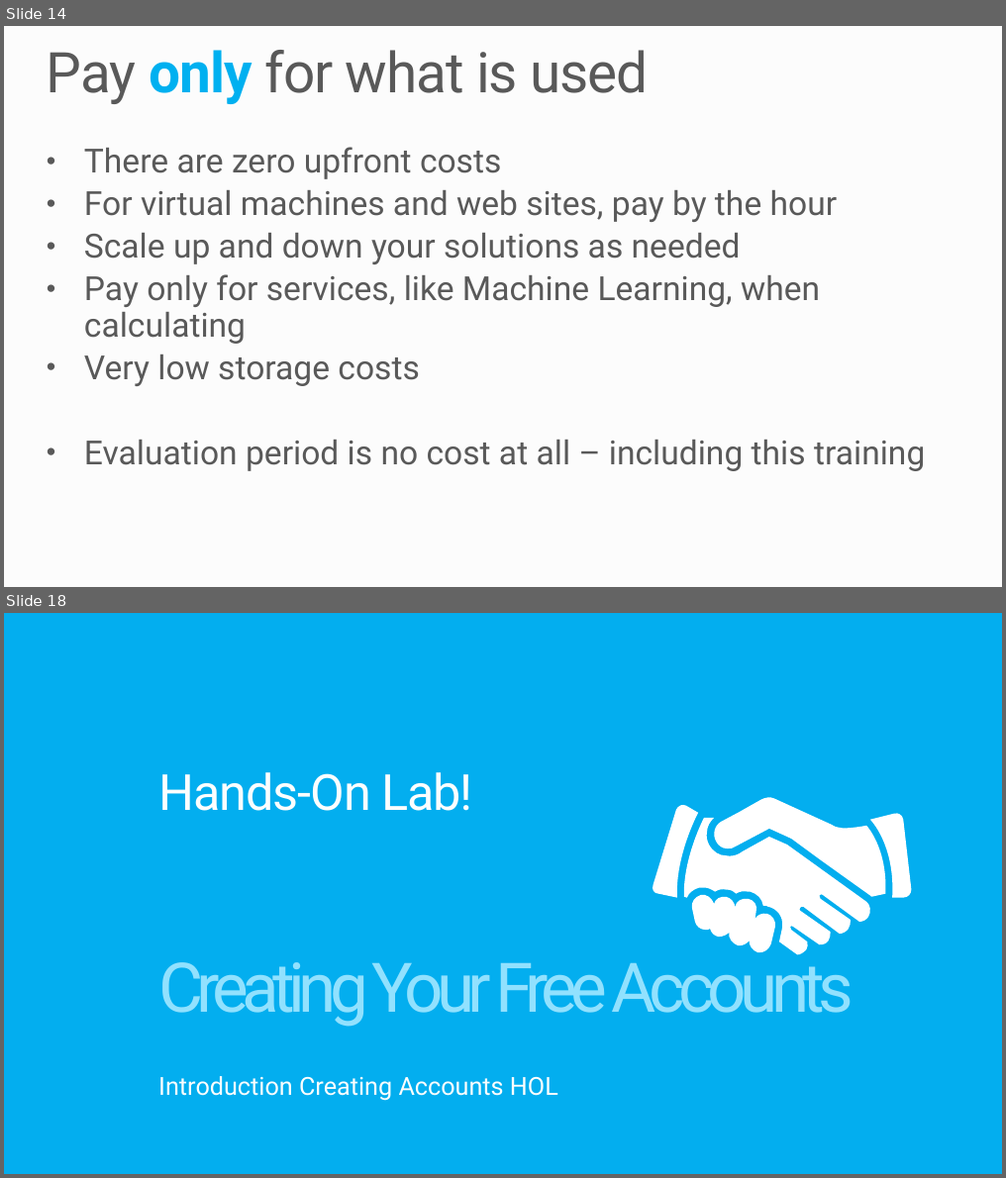
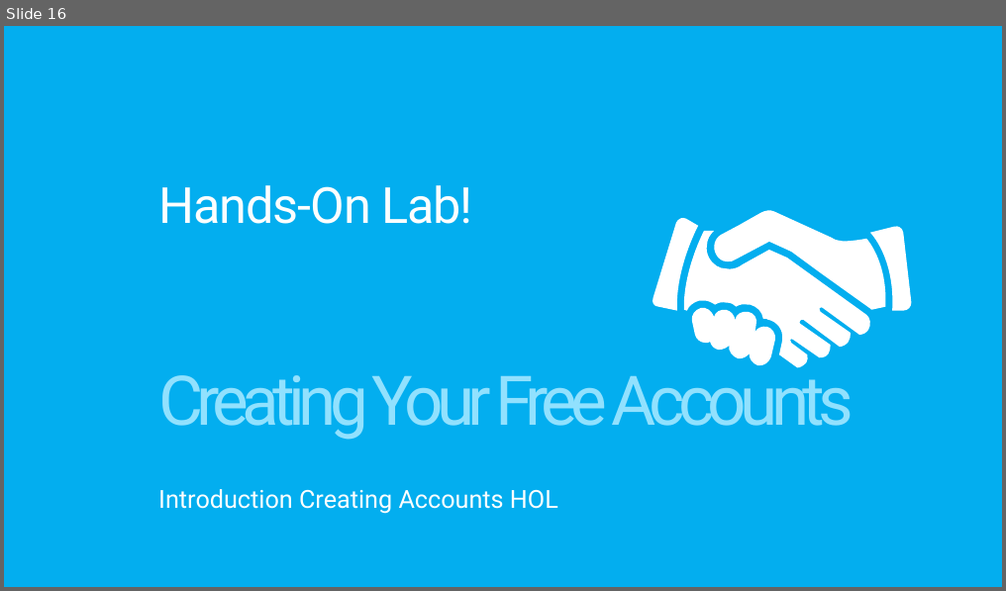
Before and after one commit to MSRConnections/Azure-training-course, a slide deck: Content/Introduction/Azure Overview.pptx. Shown one above the other, each under a label of ours: slides 14 and 18 before the commit, slide 16 after it; the slides between them are not shown. The pictures are 1006x1178 and 1006x591 pixels, drawn with LibreOffice and Linux fonts; fonts in the diff are those of the drawing; background and template pictures are left out. Boxes give left, top, right and bottom in pixels: in the first picture for what was removed or moved away, otherwise in the second. Text is boxed around its words. In the diff, an @@ line names an element or a change of style, - is before the commit and + after.

```diff
--- a/Content/Introduction/Azure Overview.pptx
+++ b/Content/Introduction/Azure Overview.pptx
@@ slide 14 removed at (4, 26, 1002, 587), background #FCFCFC @@
@@ title removed at (47, 50, 648, 104) @@
-Pay only for what is used
@@ text removed at (84, 147, 925, 472) @@
-• There are zero upfront costs
-• For virtual machines and web sites, pay by the hour
-• Scale up and down your solutions as needed
-• Pay only for services, like Machine Learning, when calculating
-• Very low storage costs
-• Evaluation period is no cost at all – including this training
@@ what was slide 18 is now slide 16 @@
```
Also in this commit, not shown: 8 slides changed, 1 slide added, 2 other slides removed.
